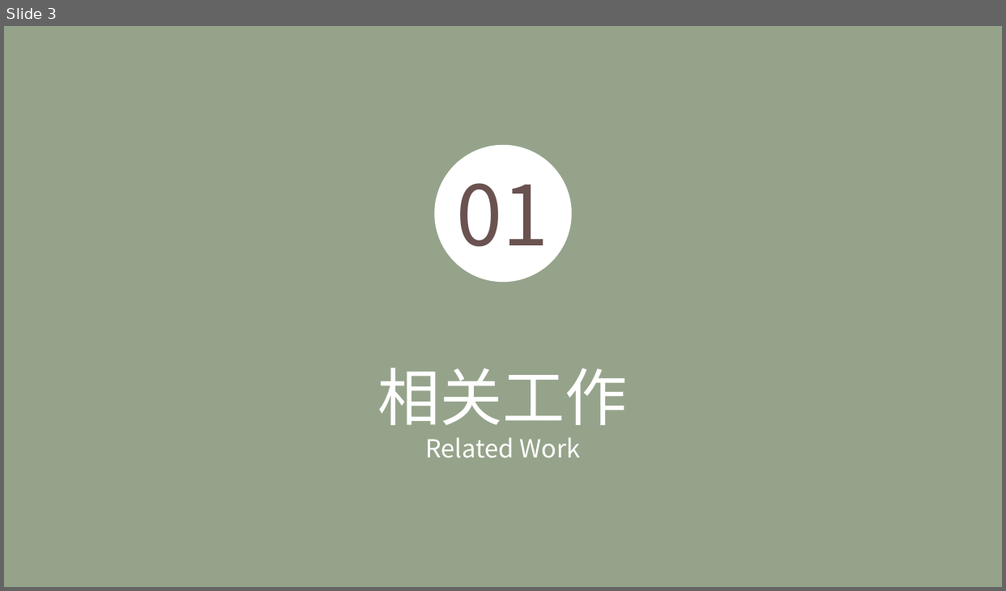
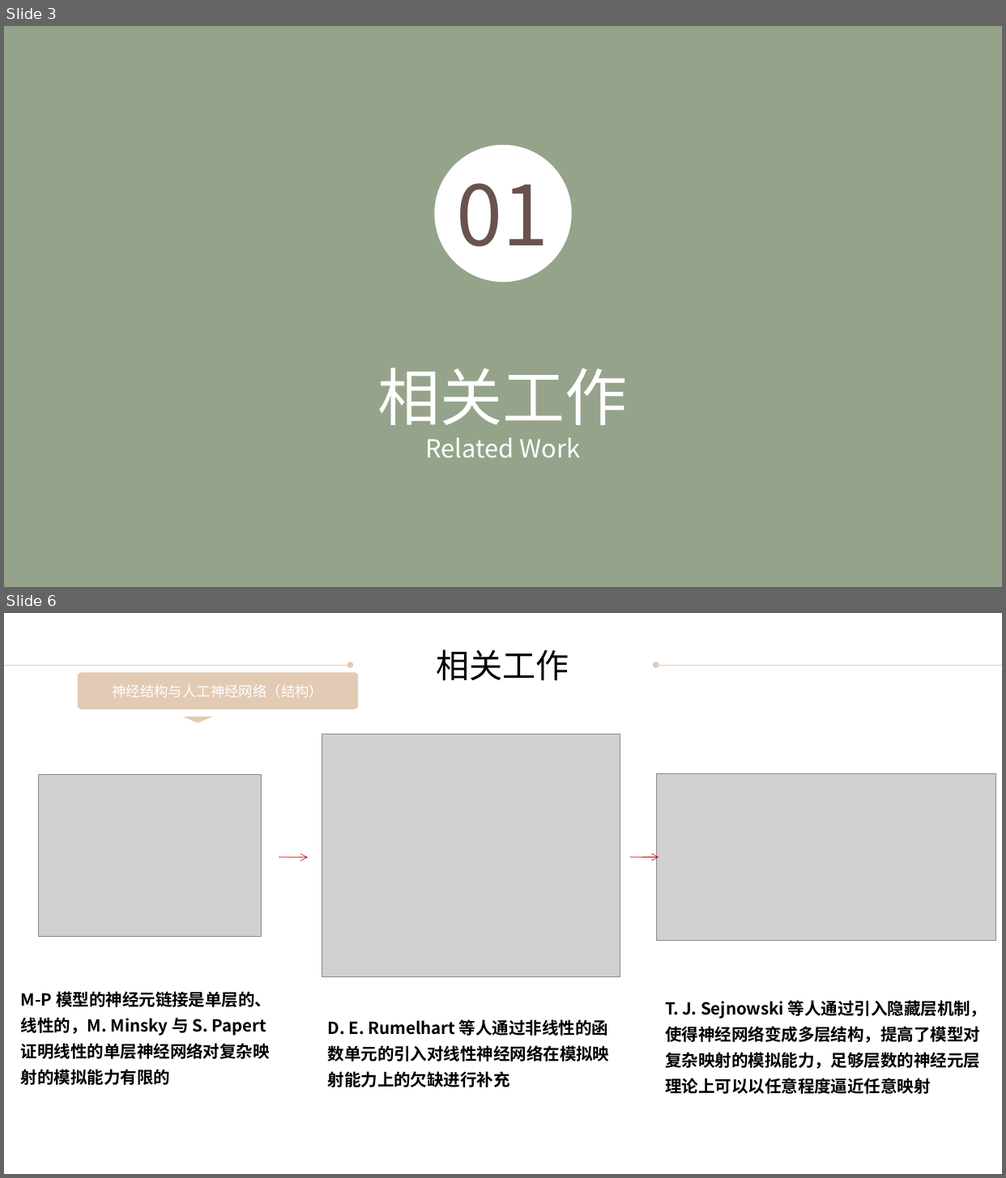
Before and after one commit to DonquixoteGarry/Vote_System, a slide deck: essay_code/ppt/毕业答辩ppt.pptx. Shown one above the other, each under a label of ours: slide 3 before the commit, slides 3 and 6 after it; the slides between them are not shown. The pictures are 1006x591 and 1006x1178 pixels, drawn with LibreOffice and Linux fonts; fonts in the diff are those of the drawing; grey boxes stand for pictures. Boxes give left, top, right and bottom in pixels: in the first picture for what was removed or moved away, otherwise in the second. Text is boxed around its words. In the diff, an @@ line names an element or a change of style, - is before the commit and + after.

```diff
--- a/essay_code/ppt/毕业答辩ppt.pptx
+++ b/essay_code/ppt/毕业答辩ppt.pptx
@@ slide 6 added at (x1=4, y1=613, x2=1002, y2=1174), background #FFFFFF @@
@@ text added at (x1=437, y1=649, x2=569, y2=681), 32 pt, text #000000 @@
+相关工作
@@ arrow added from (4, 665) to (350, 665), #E3CAB4 0.5 pt @@
@@ rounded rectangle added at (x1=78, y1=672, x2=358, y2=709), fill #E3CAB4, 13.6 pt, text #FFFFFF @@
+神经结构与人工神经网络（结构）
@@ arrow added from (1002, 665) to (656, 665), #E3CAB4 0.5 pt @@
@@ triangle added at (x1=183, y1=717, x2=213, y2=723), fill #E3CAB4 @@
@@ picture added at (x1=322, y1=735, x2=620, y2=977) @@
@@ picture added at (x1=38, y1=775, x2=262, y2=936) @@
@@ picture added at (x1=657, y1=774, x2=996, y2=941) @@
@@ arrow added from (279, 857) to (308, 858), #C00000 0.5 pt @@
@@ arrow added from (630, 857) to (659, 857), #C00000 0.5 pt @@
@@ text added at (x1=21, y1=991, x2=271, y2=1085), 16 pt, text #000000, bold @@
+M-P 模型的神经元链接是单层的、线性的，M. Minsky 与 S. Papert 证明线性的单层神经网络对复杂映射的模拟能力有限的
@@ text added at (x1=665, y1=1000, x2=987, y2=1094), 16 pt, text #000000, bold @@
+T. J. Sejnowski 等人通过引入隐藏层机制，使得神经网络变成多层结构，提高了模型对复杂映射的模拟能力，足够层数的神经元层理论上可以以任意程度逼近任意映射
@@ text added at (x1=328, y1=1020, x2=610, y2=1088), 16 pt, text #000000, bold @@
+D. E. Rumelhart 等人通过非线性的函数单元的引入对线性神经网络在模拟映射能力上的欠缺进行补充
```
Also in this commit, not shown: 5 slides changed, 2 other files.
